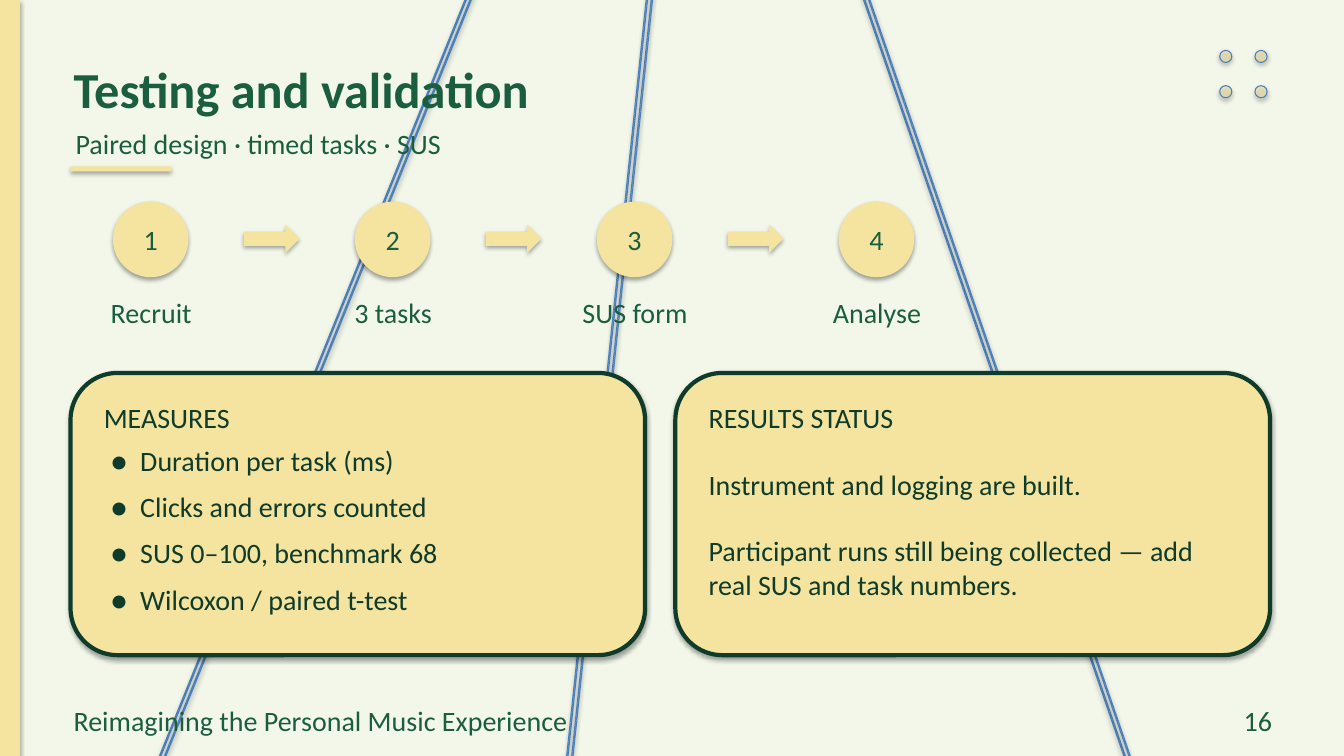
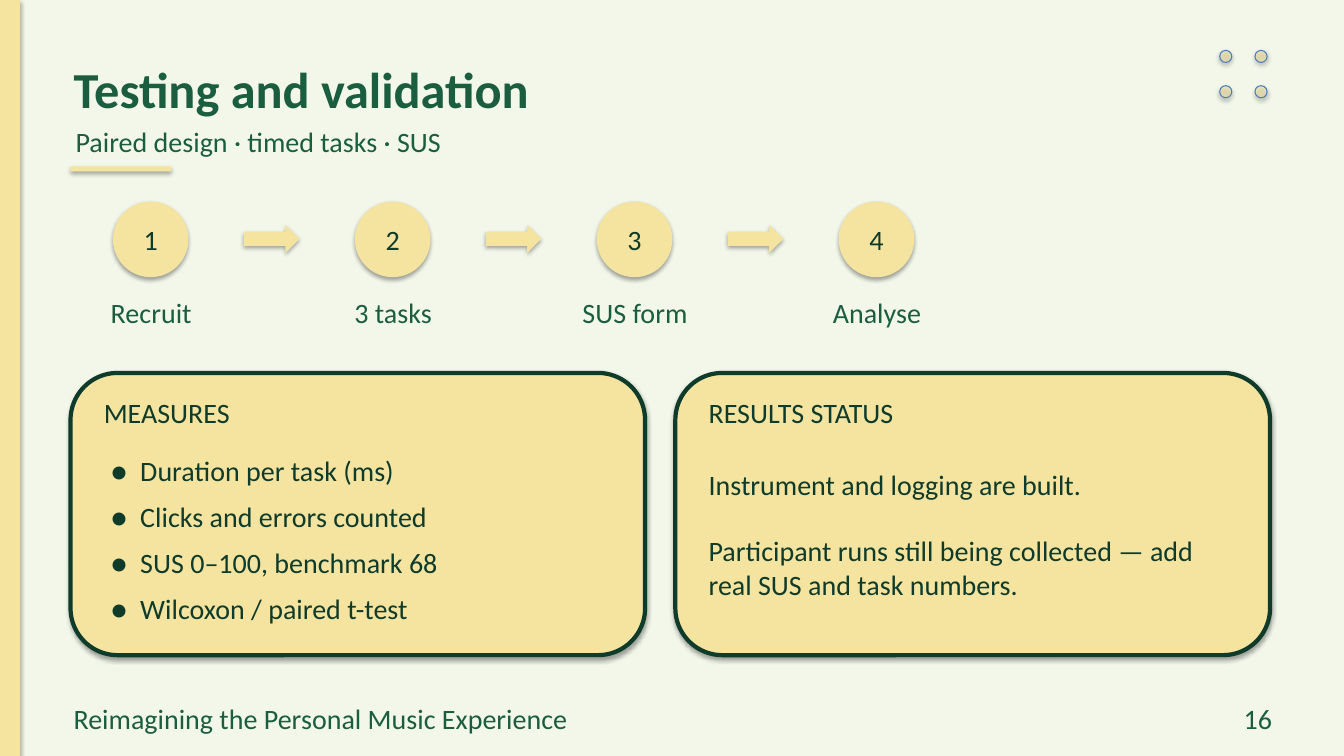
Before and after one commit to preet-kamdar/design-thinking-sem3, a slide deck: slide 16 of docs/Presentation_crease_trial.pptx. Drawn at 1344x756 pixels with LibreOffice and Linux fonts; fonts in the diff are those of the drawing; background and template pictures are left out. Boxes give left, top, right and bottom in pixels: in the first picture for what was removed or moved away, otherwise in the second. Text is boxed around its words. In the diff, an @@ line names an element or a change of style, - is before the commit and + after.

```diff
--- a/docs/Presentation_crease_trial.pptx
+++ b/docs/Presentation_crease_trial.pptx
@@ rectangle removed at (0,0,703,756) @@
@@ rectangle removed at (0,0,708,756) @@
@@ rectangle removed at (525,0,726,756) @@
@@ rectangle removed at (530,0,731,756) @@
@@ rectangle removed at (656,0,1281,756) @@
@@ rectangle removed at (661,0,1286,756) @@
@@ text colour #1B5E3F to #0E3B2A in 4 elements at (144,232,158,250), (386,232,400,250), (627,232,641,250), (869,232,883,250) @@
@@ text "MEASURES": place and size @@
-text "MEASURES" at (104,410,230,428)
+text "MEASURES" at (104,405,230,423)
@@ text "RESULTS STATUS": place and size @@
-text "RESULTS STATUS" at (709,410,894,428)
+text "RESULTS STATUS" at (709,405,894,423)
@@ text "● Duration per task (ms)" at (140,460,437,624): vertical alignment top to middle @@
@@ text at (140,599,407,624): less space between paragraphs @@
@@ 3 texts: place and size @@
-3 texts at (74,67,567,738)
+3 texts at (74,72,567,734)
```
Also in this commit, not shown: 19 other slides changed, 6 other files.
